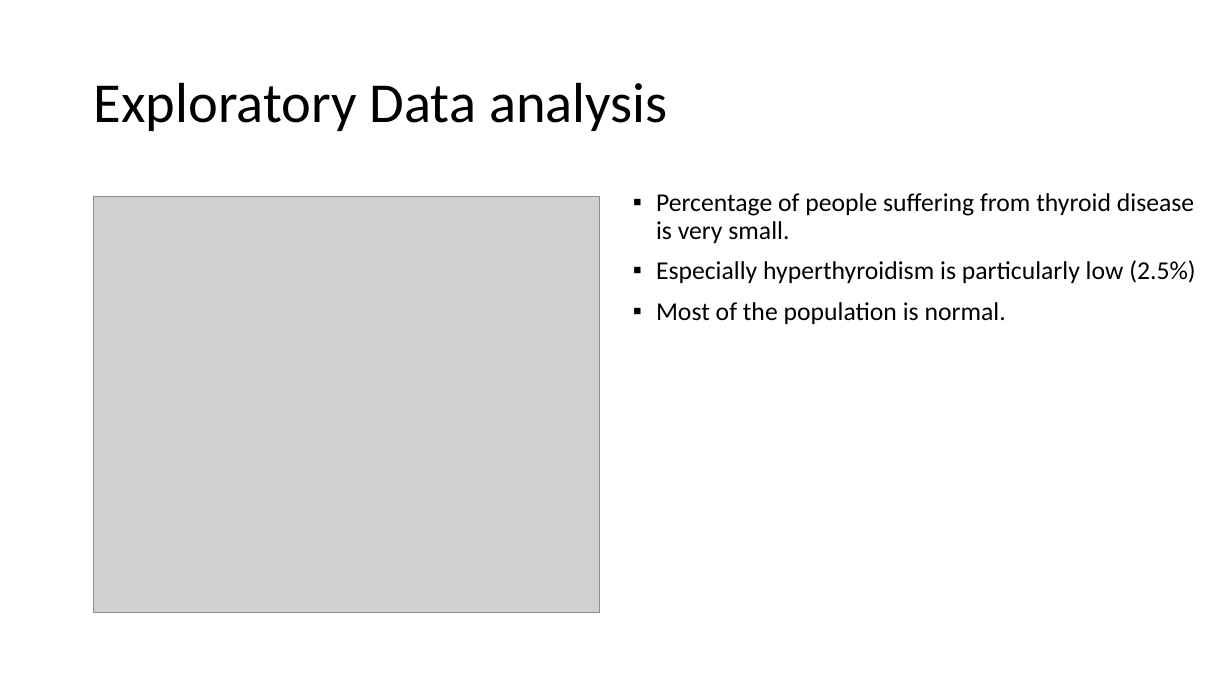
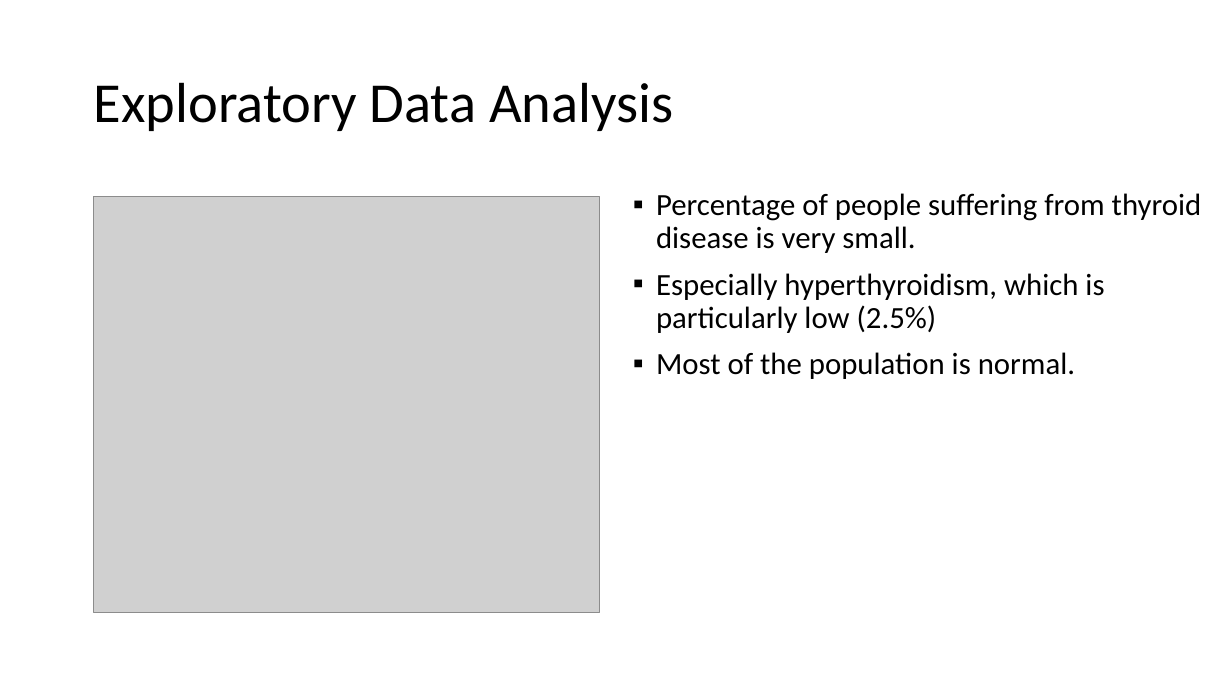
Before and after one commit to rahul7a/thyroid-classification, a slide deck: slide 4 of Reports/Classifying thyroid disease.pptx (slide 6 before the commit). Drawn at 1232x693 pixels with LibreOffice and Linux fonts; fonts in the diff are those of the drawing; grey boxes stand for pictures. Boxes give left, top, right and bottom in pixels: in the first picture for what was removed or moved away, otherwise in the second. Text is boxed around its words. In the diff, an @@ line names an element or a change of style, - is before the commit and + after.

```diff
--- a/Reports/Classifying thyroid disease.pptx
+++ b/Reports/Classifying thyroid disease.pptx
@@ title at (94,82,673,131): text changed @@
-Exploratory Data analysis
+Exploratory Data Analysis
@@ text at (656,193,1202,379): size 20 to 24 pt in "Percentage of people suffering from thyroid disease ...", "Most of the population is normal." @@
@@ text at (656,273,1104,333): text changed; size 20 to 24 pt @@
-▪ Especially hyperthyroidism is particularly low (2.5%)
+▪ Especially hyperthyroidism, which is particularly low (2.5%)
```
Also in this commit, not shown: 12 other slides changed, 2 slides added, 5 slides removed.
